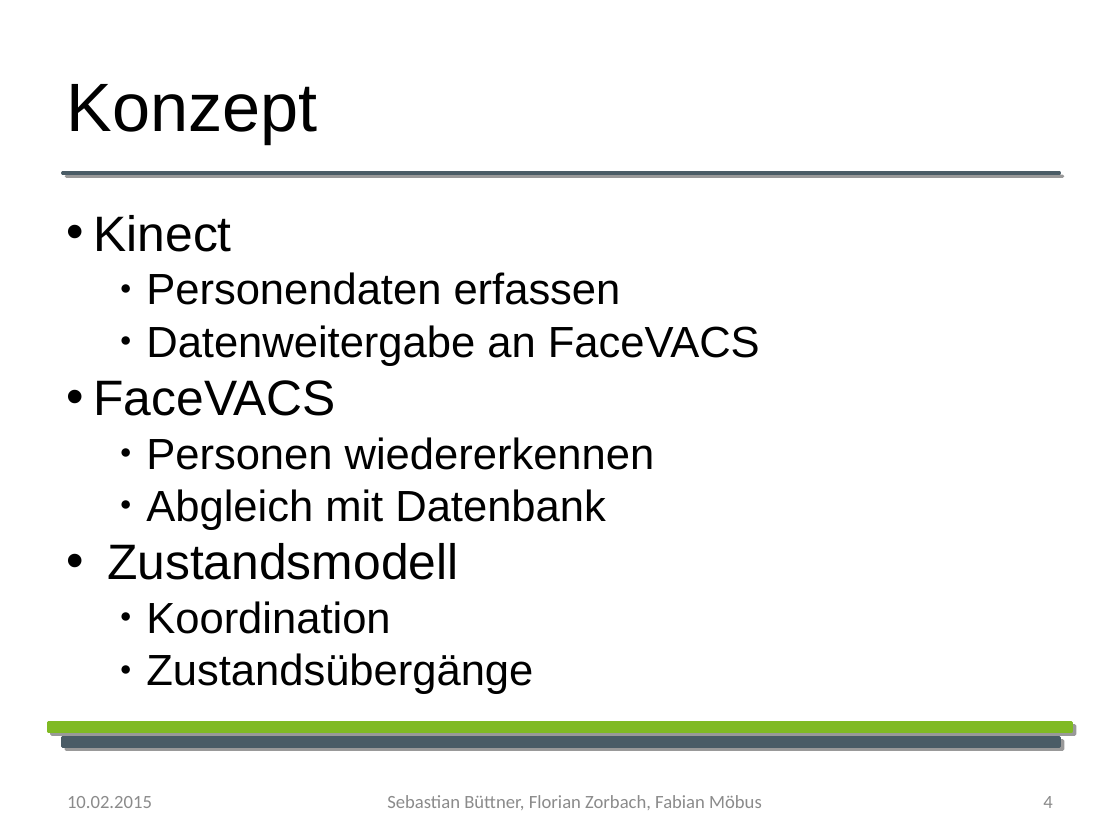
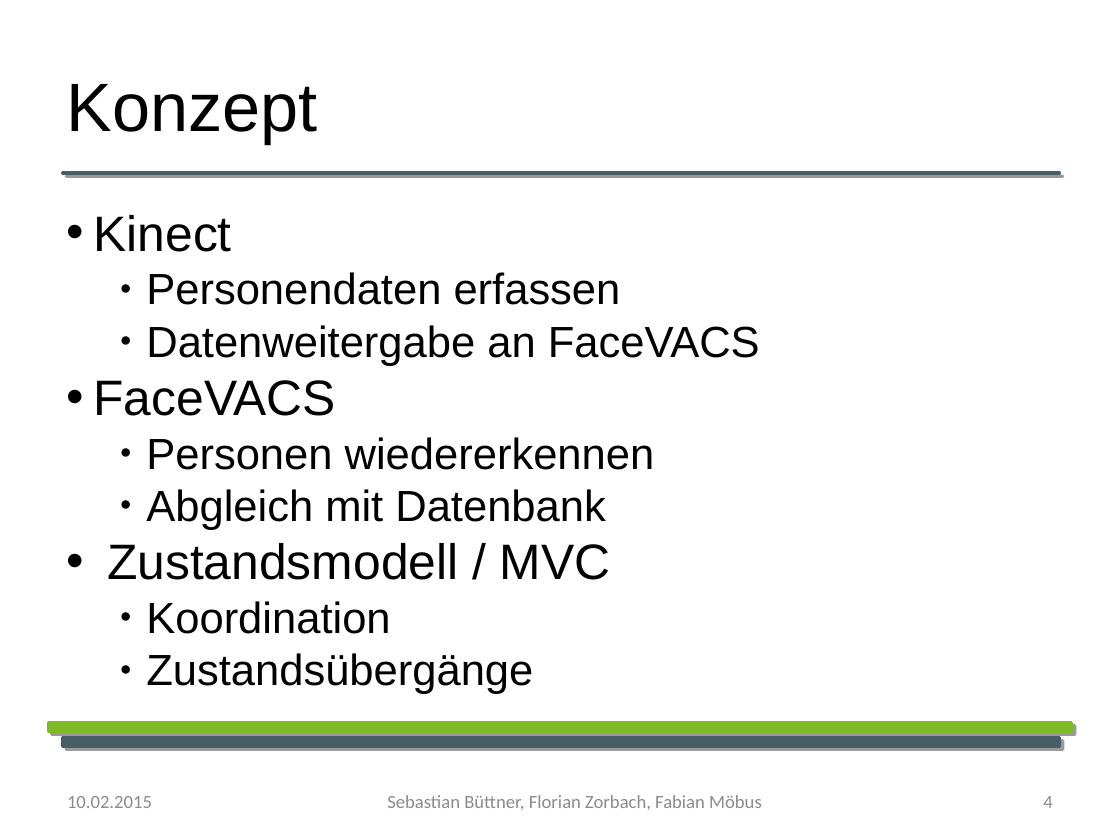
Before and after one commit to YoloSoftDE/YoloTrack, a slide deck: slide 4 of Documentation/Biometrie_praesentation.odp. Drawn at 1120x840 pixels with LibreOffice and Linux fonts; fonts in the diff are those of the drawing; background and template pictures are left out. Boxes give left, top, right and bottom in pixels: in the first picture for what was removed or moved away, otherwise in the second. Text is boxed around its words. In the diff, an @@ line names an element or a change of style, - is before the commit and + after.

```diff
--- a/Documentation/Biometrie_praesentation.odp
+++ b/Documentation/Biometrie_praesentation.odp
@@ text at box(107, 543, 611, 580): text changed @@
-• Zustandsmodell
+• Zustandsmodell / MVC
```
Also in this commit, not shown: 1 other slide changed, 2 other files.
